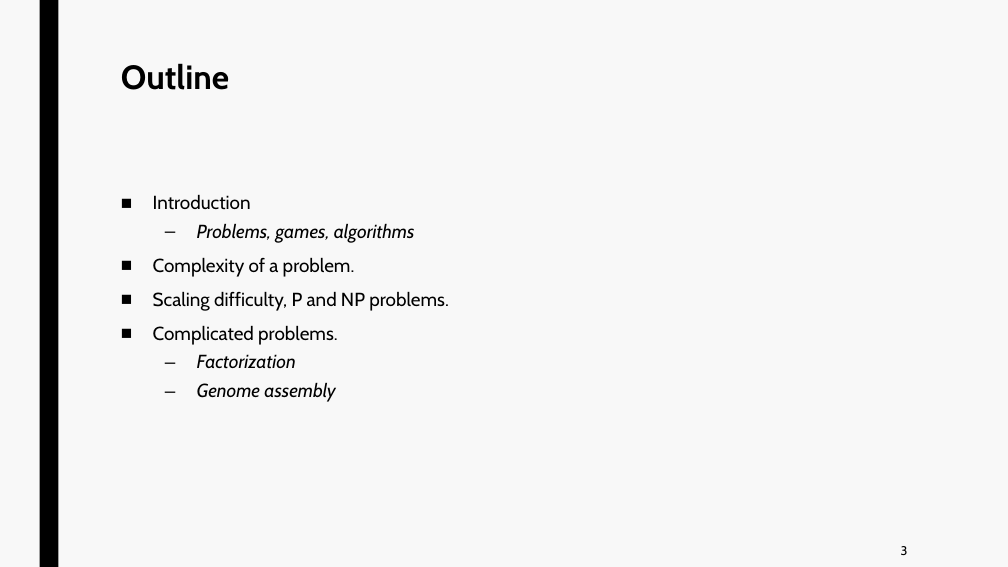
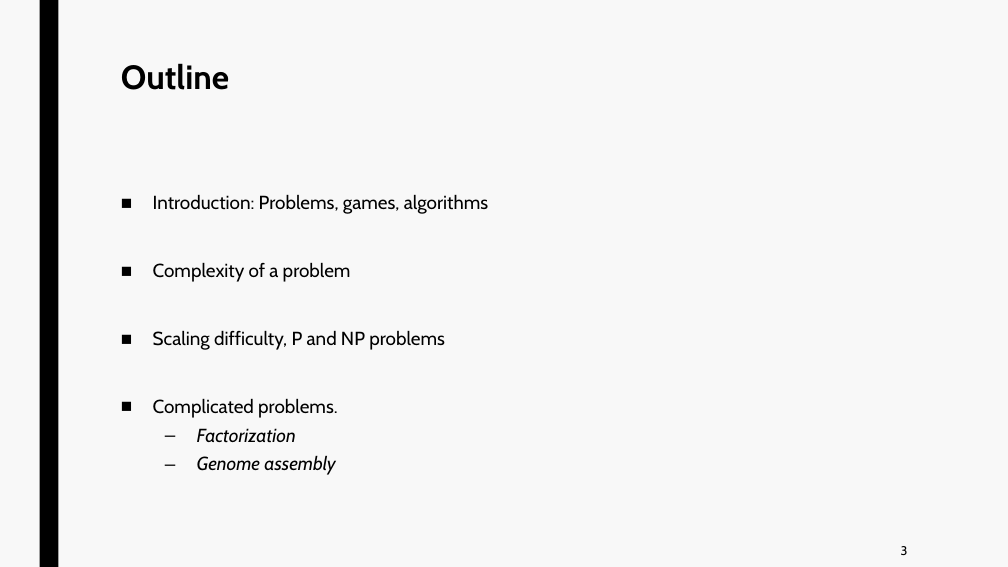
Before and after one commit to jurtasun/presentations, a slide deck: slide 2 of 202306_LMS_Complexity/202306_LMS_Complexity.ppt. Drawn at 1008x567 pixels with LibreOffice and Linux fonts; fonts in the diff are those of the drawing. Boxes give left, top, right and bottom in pixels: in the first picture for what was removed or moved away, otherwise in the second. Text is boxed around its words. In the diff, an @@ line names an element or a change of style, - is before the commit and + after.

```diff
--- a/202306_LMS_Complexity/202306_LMS_Complexity.ppt
+++ b/202306_LMS_Complexity/202306_LMS_Complexity.ppt
@@ text at (153,194,488,350): text changed @@
-■ Introduction
-  – Problems, games, algorithms
-■ Complexity of a problem.
-■ Scaling difficulty, P and NP problems.
+■ Introduction: Problems, games, algorithms
+■ Complexity of a problem
+■ Scaling difficulty, P and NP problems
```
Also in this commit, not shown: 18 other slides changed, 2 slides added, 1 slide removed, 3 other files.
